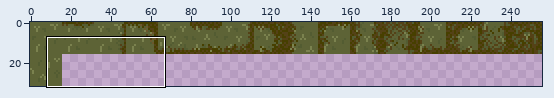
Sprite sheet, stored at Assets/Textures/terrain_pixelset.png. Above: a wide view before the commit, with the close-up outlined.
Close-up. Before:
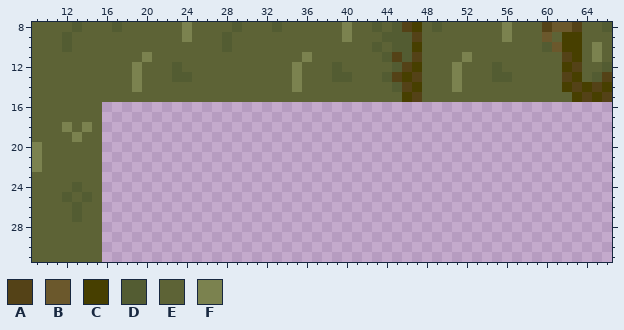
The file is 256x32 pixels. Shown: x 9..66, y 8..31.
Palette (. is transparent): A #544217  B #6b582c  C #473f00  D #535c32  E #5d6336  F #7b824f
Pixels before, first column x 9:
 8 EEEEDEEEDEEEEEEFEEEEDEEEDEEEEEEFEEDEDACEDEEEEEEFEEEABBAEED
 9 EEEDEEEEEEEEEEEFEEEDEEEEEEEEEEEFEEEDDDAEEEEEEEEFEEEBECCEEE
10 EEEDEEEEEEEEEEEEEEEDEEEEEEEEEEEEEEDEDDCEEEEEEEEEEEEDBCCEFE
11 EEEEEEEEEEEFEEEEEEEEEEEEEEEFEEEEEEEDADAEEEEFEEEEEEEEEACEFE
12 EEEEEEEEEEFEEEDEEEEEEEEEEEFEEEDEEEEEDACEEEFEEEDEEEEEECAEED
13 EEEEEEEEEEFEEEDDEEEEEEEEEEFEEEDDEEEDACAEEEFEEEDDEEEEEACEDA
14 EEEEEEEEEEFEEEEEEEEEEEEEEEFEEEEEEEEEDACEEEFEEEEEEEEEECACAC
15 EEEEEEEEEEEEEEEEEEEEEEEEEEEEEEEEEEEEECAEEEEEEEEEEEEEEECACA
16 EEEEEEE...................................................
17 EEEEEEE...................................................
18 EEEFEFE...................................................
19 EEEEFEE...................................................
20 FEEEEEE...................................................
21 FEEEEEE...................................................
22 FEEEEEE...................................................
23 EEEEEEE...................................................
24 EEEEDEE...................................................
25 EEEDEDE...................................................
26 EEEEDEE...................................................
27 EEEEDEE...................................................
28 EEEEEEE...................................................
29 EEEEEEE...................................................
30 EEEEEEE...................................................
31 EEEEEEE...................................................
The same view after the edit:
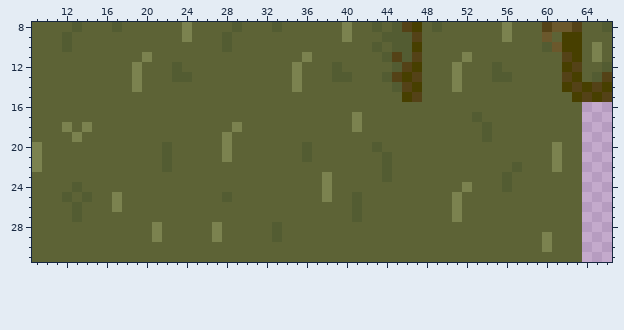
Message: Added more random grass, made it so projectiles can't go through terrain
Change:
Colour D is added in row 17 at x 53; in rows 18 to 19 at x 54; in row 20 at x 22, 36 and 43; in row 21 at x 22, 36 and 44; in row 22 at x 22, 44 and 57; in row 23 at x 44 and 56.
Colour D is added in row 24 at x 56; in row 25 at x 28 and 41; in rows 26 to 27 at x 41; in rows 28 to 29 at x 33.
Colour E is added in row 16 at x 16 to 63; in row 17 at x 16 to 40, 42 to 52 and 54 to 63; in row 18 at x 16 to 28, 30 to 40, 42 to 53 and 55 to 63; in row 19 at x 16 to 27, 29 to 53 and 55 to 63; in row 20 at x 16 to 21, 23 to 27, 29 to 35, 37 to 42, 44 to 60 and 62 to 63; in row 21 at x 16 to 21, 23 to 27, 29 to 35, 37 to 43, 45 to 60 and 62 to 63.
Colour E is added in row 22 at x 16 to 21, 23 to 43, 45 to 56, 58 to 60 and 62 to 63; in row 23 at x 16 to 37, 39 to 43, 45 to 55 and 57 to 63; in row 24 at x 16 to 37, 39 to 51, 53 to 55 and 57 to 63; in row 25 at x 16, 18 to 27, 29 to 37, 39 to 40, 42 to 50 and 52 to 63; in row 26 at x 16, 18 to 40, 42 to 50 and 52 to 63; in row 27 at x 16 to 40, 42 to 50 and 52 to 63.
Colour E is added in row 28 at x 16 to 20, 22 to 26, 28 to 32 and 34 to 63; in row 29 at x 16 to 20, 22 to 26, 28 to 32, 34 to 59 and 61 to 63; in row 30 at x 16 to 59 and 61 to 63; in row 31 at x 16 to 63.
Colour F is added in row 17 at x 41; in row 18 at x 29 and 41; in row 19 at x 28; in rows 20 to 21 at x 28 and 61; in row 22 at x 61; in row 23 at x 38.
Colour F is added in row 24 at x 38 and 52; in row 25 at x 17, 38 and 51; in row 26 at x 17 and 51; in row 27 at x 51; in row 28 at x 21 and 27; in row 29 at x 21, 27 and 60.
Colour F is added in row 30 at x 60.
Changed places in both close-ups, as pixel boxes (x1, y1, x2, y2):
added: (102, 102, 582, 262)
